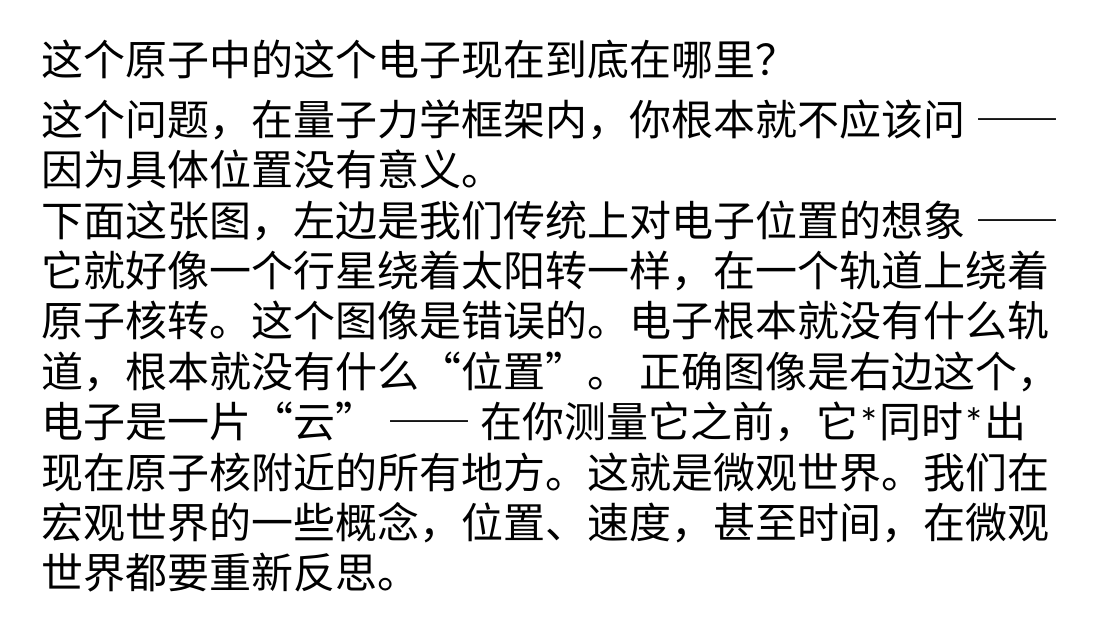
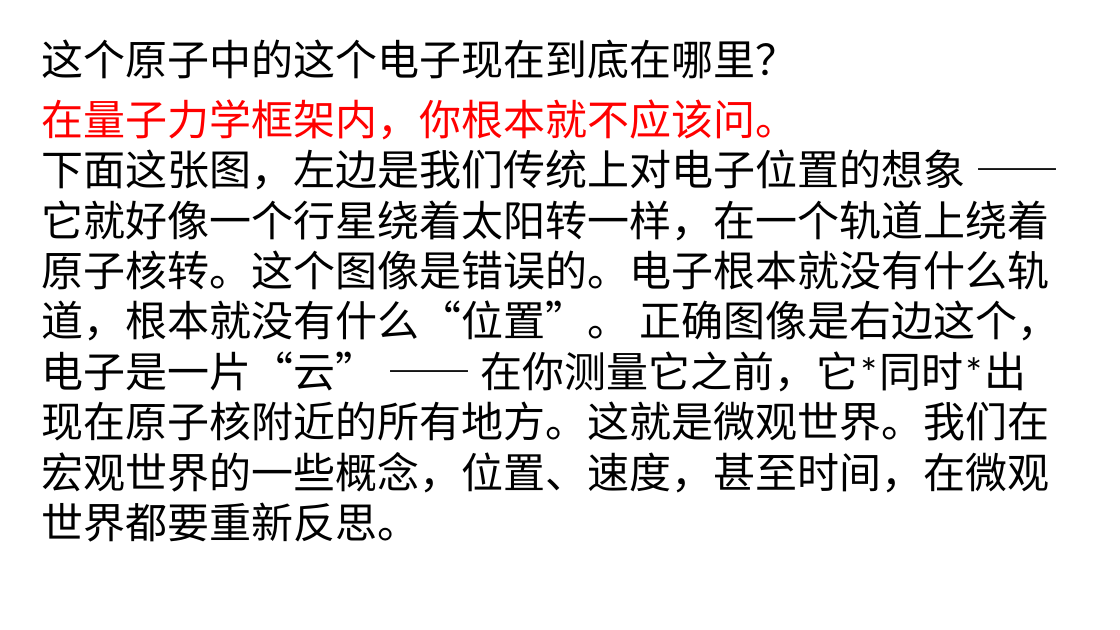
Before and after one commit to FredJiangFei/MyDocuments, a slide deck: slide 9 of 其他/薛定谔的猫/薛定谔的猫 - 副本.pptx (slide 7 before the commit). Drawn at 1120x630 pixels with LibreOffice and Linux fonts; fonts in the diff are those of the drawing. Boxes give left, top, right and bottom in pixels: in the first picture for what was removed or moved away, otherwise in the second. Text is boxed around its words. In the diff, an @@ line names an element or a change of style, - is before the commit and + after.

```diff
--- a/其他/薛定谔的猫/薛定谔的猫 - 副本.pptx
+++ b/其他/薛定谔的猫/薛定谔的猫 - 副本.pptx
@@ text at [42, 99, 798, 140]: text changed; text colour #000000 to #FF0000 @@
-这个问题，在量子力学框架内，你根本就不应该问 —— 因为具体位置没有意义。
+在量子力学框架内，你根本就不应该问。
```
Also in this commit, not shown: 6 other slides changed, 3 slides added.
